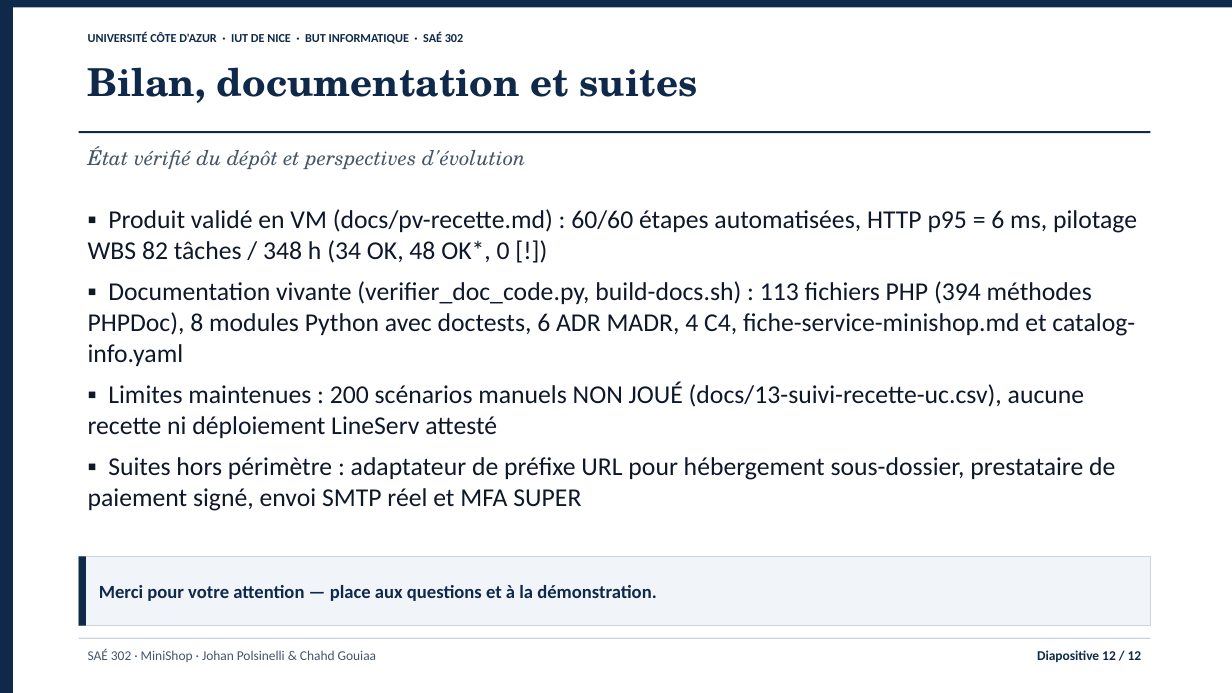
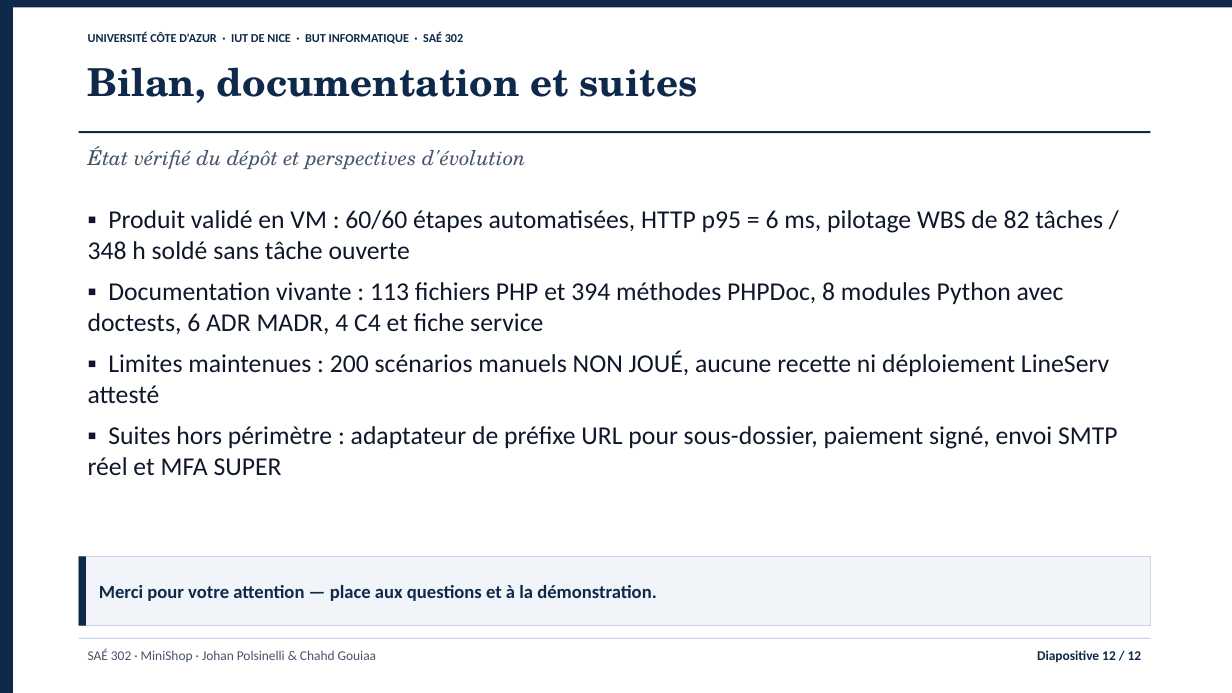
Before and after one commit to jojo8356/SAE-302, a slide deck: slide 12 of livrables/minishop-soutenance.pptx. Drawn at 1232x693 pixels with LibreOffice and Linux fonts; fonts in the diff are those of the drawing. Boxes give left, top, right and bottom in pixels: in the first picture for what was removed or moved away, otherwise in the second. Text is boxed around its words. In the diff, an @@ line names an element or a change of style, - is before the commit and + after.

Commit message:
docs: supprime les mentions entre parenthèses dans toutes les diapositives

```diff
--- a/livrables/minishop-soutenance.pptx
+++ b/livrables/minishop-soutenance.pptx
@@ text at (88, 210, 1118, 475): text changed @@
-▪ Produit validé en VM (docs/pv-recette.md) : 60/60 étapes automatisées, HTTP p95 = 6 ms, pilotage WBS 82 tâches / 348 h (34 OK, 48 OK*, 0 [!])
-▪ Documentation vivante (verifier_doc_code.py, build-docs.sh) : 113 fichiers PHP (394 méthodes PHPDoc), 8 modules Python avec doctests, 6 ADR MADR, 4 C4, fiche-service-minishop.md et catalog-info.yaml
-▪ Limites maintenues : 200 scénarios manuels NON JOUÉ (docs/13-suivi-recette-uc.csv), aucune recette ni déploiement LineServ attesté
-▪ Suites hors périmètre : adaptateur de préfixe URL pour hébergement sous-dossier, prestataire de paiement signé, envoi SMTP réel et MFA SUPER
+▪ Produit validé en VM : 60/60 étapes automatisées, HTTP p95 = 6 ms, pilotage WBS de 82 tâches / 348 h soldé sans tâche ouverte
+▪ Documentation vivante : 113 fichiers PHP et 394 méthodes PHPDoc, 8 modules Python avec doctests, 6 ADR MADR, 4 C4 et fiche service
+▪ Limites maintenues : 200 scénarios manuels NON JOUÉ, aucune recette ni déploiement LineServ attesté
+▪ Suites hors périmètre : adaptateur de préfixe URL pour sous-dossier, paiement signé, envoi SMTP réel et MFA SUPER
```
Also in this commit, not shown: 10 other slides changed, 4 other files.
